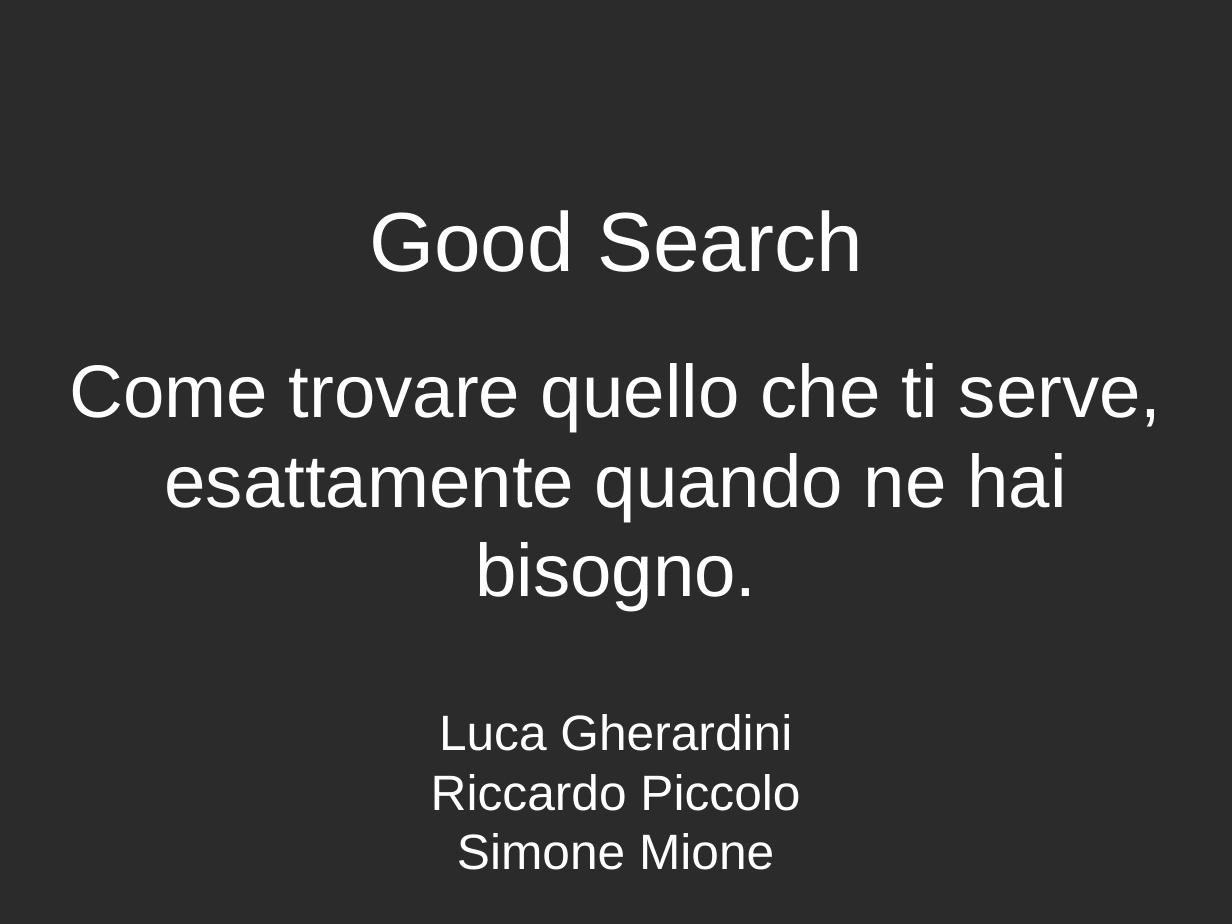
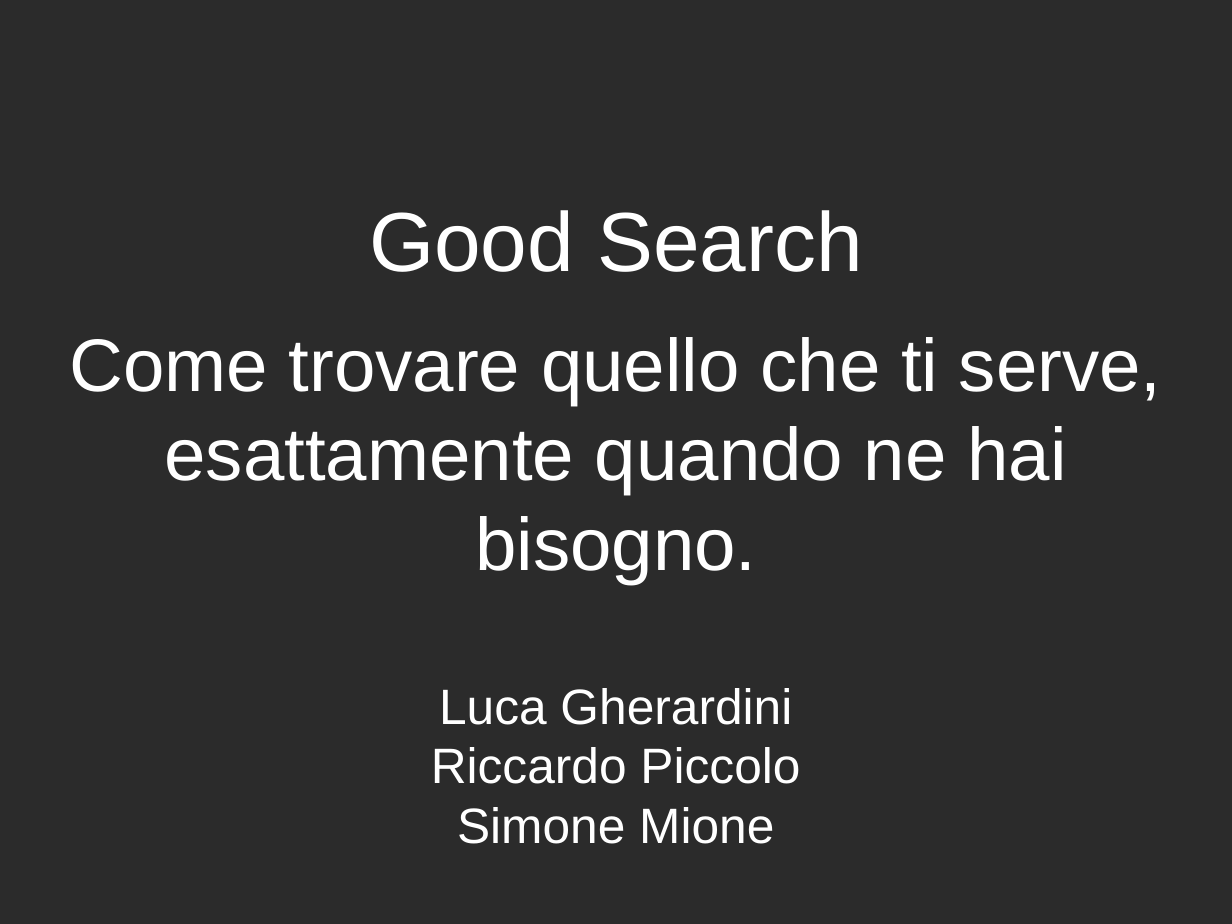
Before and after one commit to LucaGherardini/GAvI-Project, a slide deck: slide 1 of GAvI-Project/Presentation/presentazione.odp. Drawn at 1232x924 pixels with LibreOffice and Linux fonts; fonts in the diff are those of the drawing; background and template pictures are left out; a plain dark background stands for a picture behind light text. Boxes give left, top, right and bottom in pixels: in the first picture for what was removed or moved away, otherwise in the second. Text is boxed around its words. In the diff, an @@ line names an element or a change of style, - is before the commit and + after.

```diff
--- a/GAvI-Project/Presentation/presentazione.odp
+++ b/GAvI-Project/Presentation/presentazione.odp
@@ subtitle "Come trovare quello che ti ...": place and size @@
-subtitle "Come trovare quello che ti ..." at (69, 363, 1162, 870)
+subtitle "Come trovare quello che ti ..." at (69, 337, 1162, 844)
```
Also in this commit, not shown: 2 other slides changed, 10 slides added.
